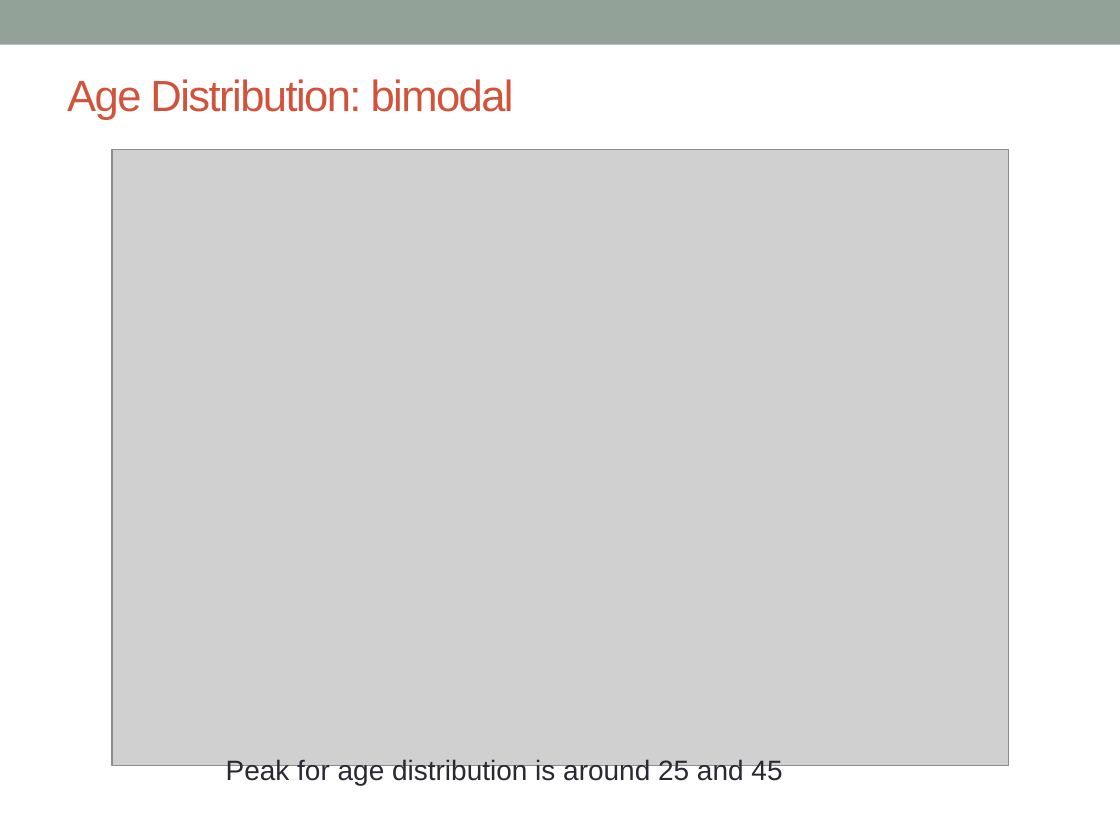
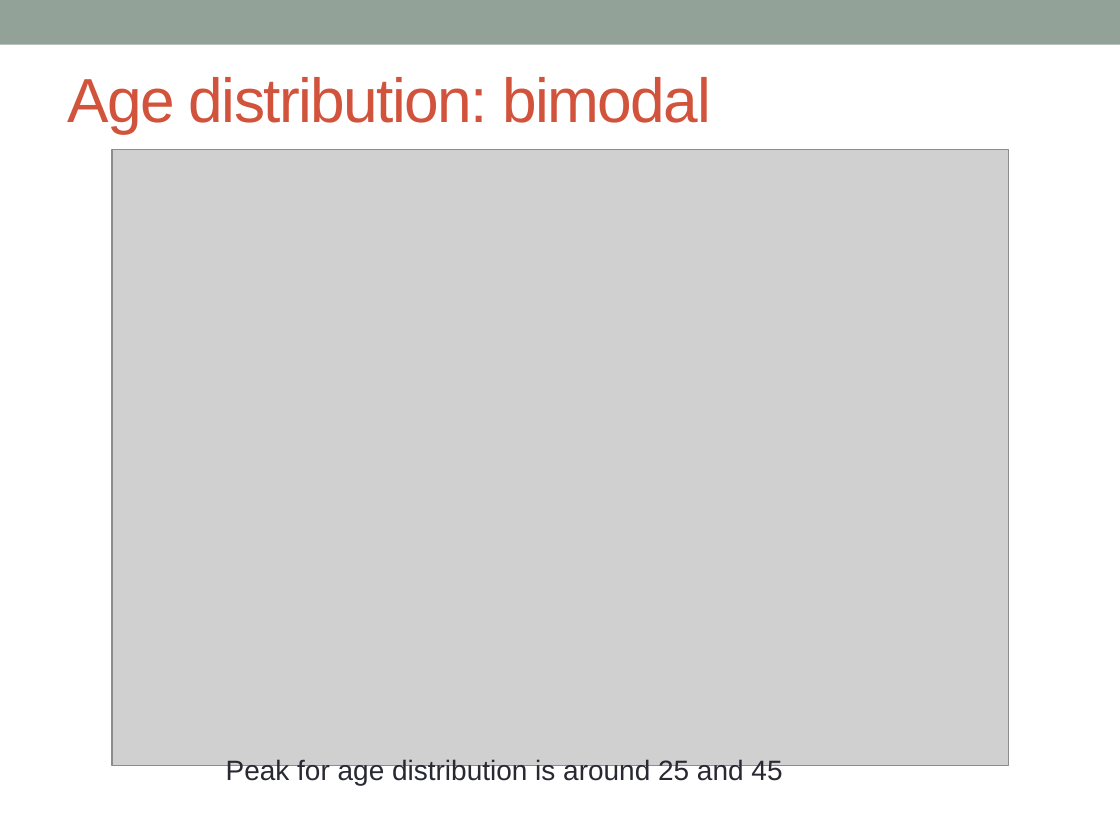
Before and after one commit to hsiehweichun/springboard_program, a slide deck: slide 9 of Capstone_deck.pptx (slide 7 before the commit). Drawn at 1120x840 pixels with LibreOffice and Linux fonts; fonts in the diff are those of the drawing; grey boxes stand for pictures. Boxes give left, top, right and bottom in pixels: in the first picture for what was removed or moved away, otherwise in the second. Text is boxed around its words. In the diff, an @@ line names an element or a change of style, - is before the commit and + after.

```diff
--- a/Capstone_deck.pptx
+++ b/Capstone_deck.pptx
@@ title at box(67, 77, 710, 134): text changed; size 28 to 40 pt @@
-Age Distribution: bimodal
+Age distribution: bimodal
```
Also in this commit, not shown: 11 other slides changed, 4 slides added.
